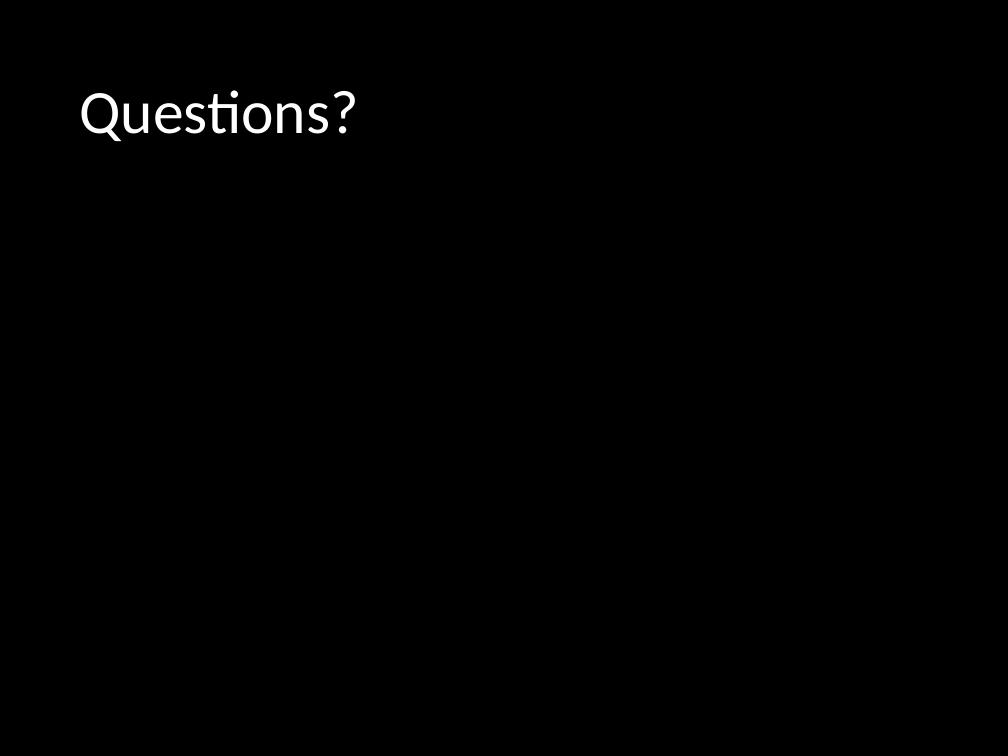
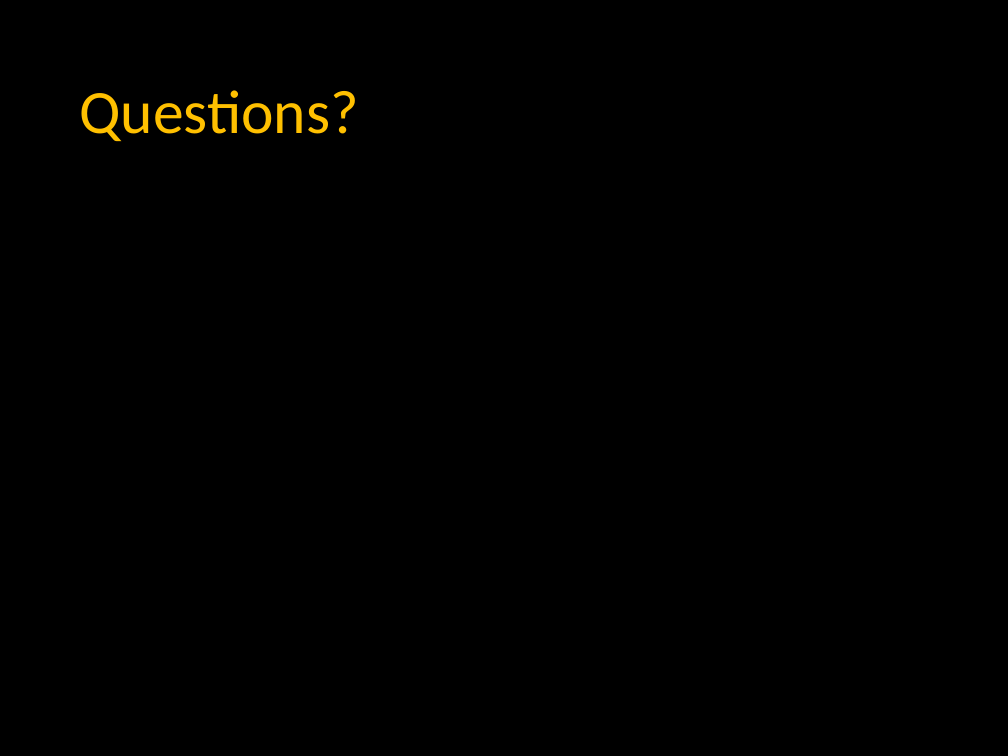
Before and after one commit to rkirsten88/Project1_RutgersBootCamp, a slide deck: slide 14 of STAR_WARS/Presentation.pptx. Drawn at 1008x756 pixels with LibreOffice and Linux fonts; fonts in the diff are those of the drawing; background and template pictures are left out. Boxes give left, top, right and bottom in pixels: in the first picture for what was removed or moved away, otherwise in the second. Text is boxed around its words. In the diff, an @@ line names an element or a change of style, - is before the commit and + after.

```diff
--- a/STAR_WARS/Presentation.pptx
+++ b/STAR_WARS/Presentation.pptx
@@ title "Questions?" at [79, 90, 358, 141]: text colour #FFFFFF to #FFC000 @@
```
Also in this commit, not shown: 5 other slides changed.
